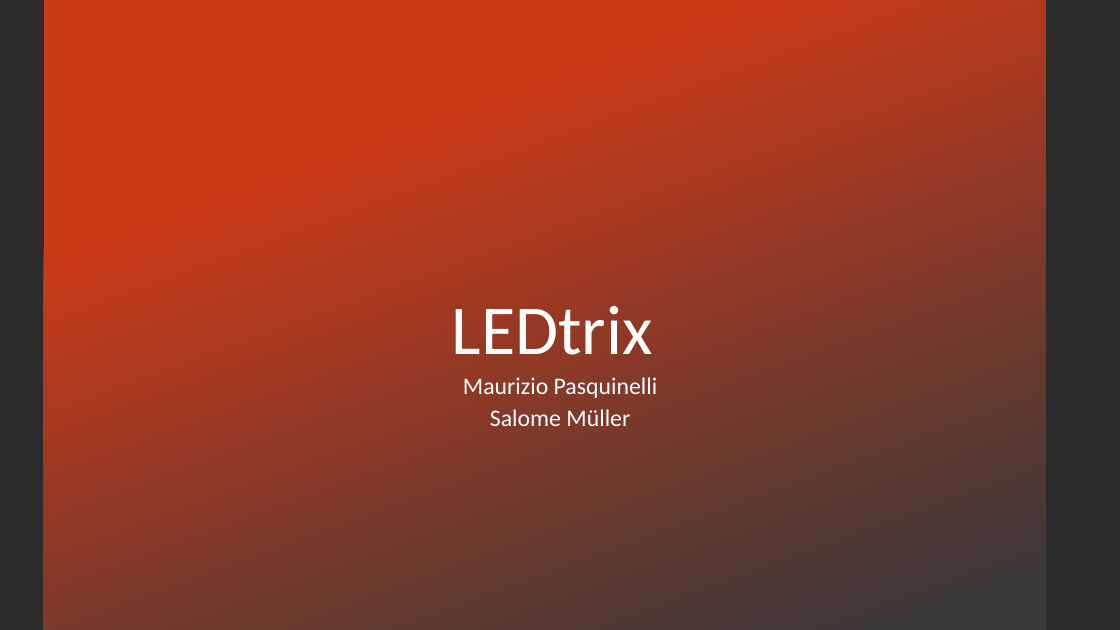
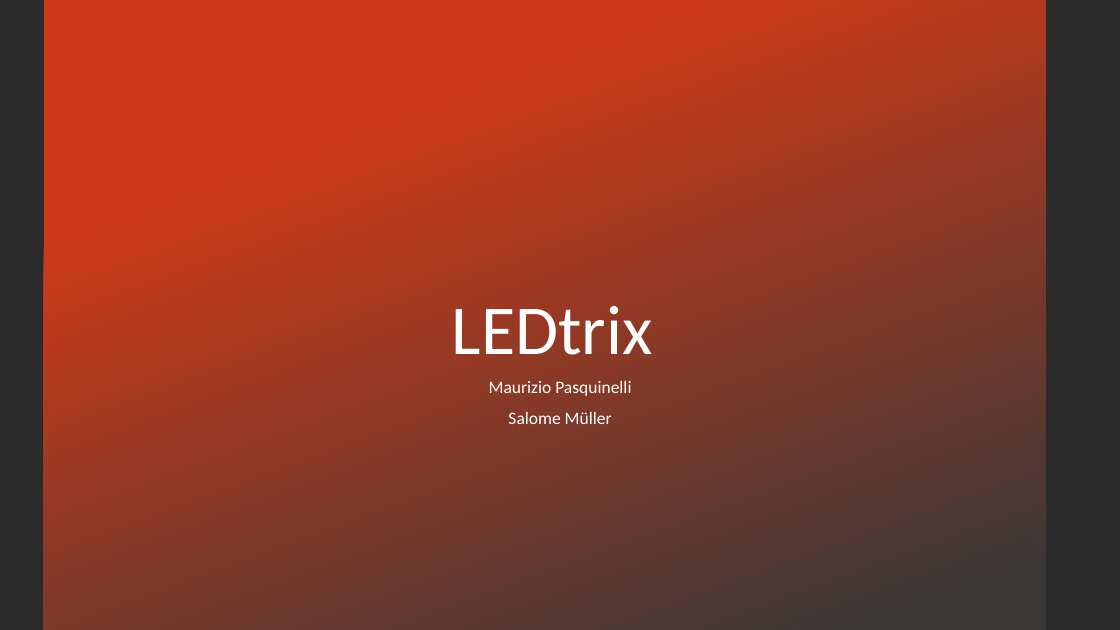
Before and after one commit to mpas97/LEDtrix, a slide deck: slide 1 of Bericht/Presentation.pptx. Drawn at 1120x630 pixels with LibreOffice and Linux fonts; fonts in the diff are those of the drawing; background and template pictures are left out; a plain dark background stands for a picture behind light text. Boxes give left, top, right and bottom in pixels: in the first picture for what was removed or moved away, otherwise in the second. Text is boxed around its words. In the diff, an @@ line names an element or a change of style, - is before the commit and + after.

```diff
--- a/Bericht/Presentation.pptx
+++ b/Bericht/Presentation.pptx
@@ subtitle "Maurizio Pasquinelli" at box(489, 381, 631, 424): size 20.4 to 15 pt; line spacing 0.7 to 0.9 @@
```
Also in this commit, not shown: 3 other slides changed, 1 slide added, 1 slide removed, 1 other file.
